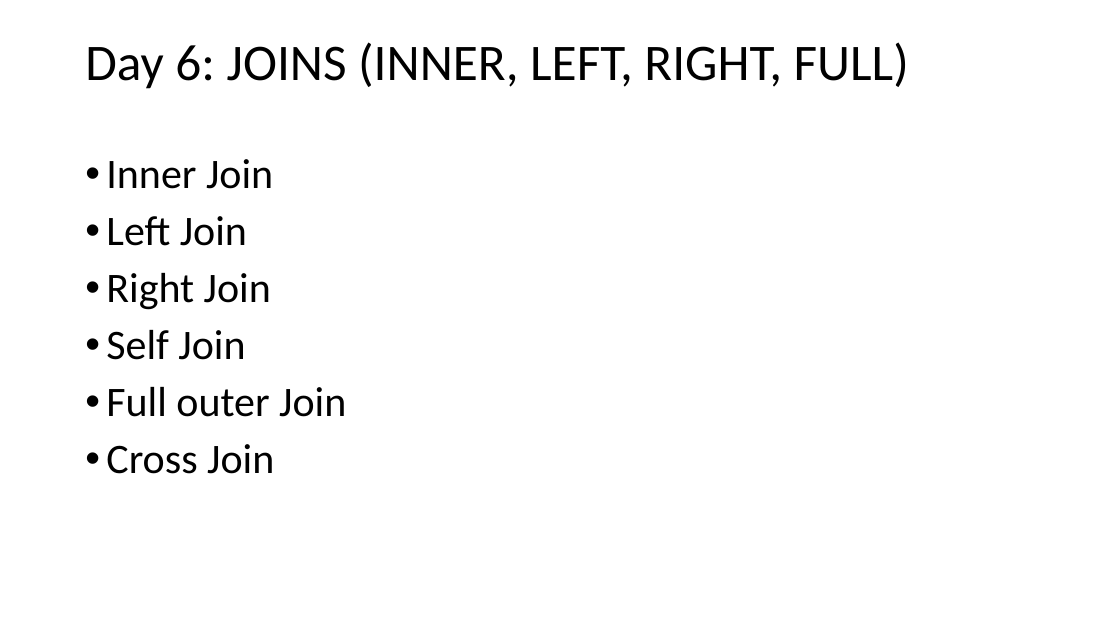
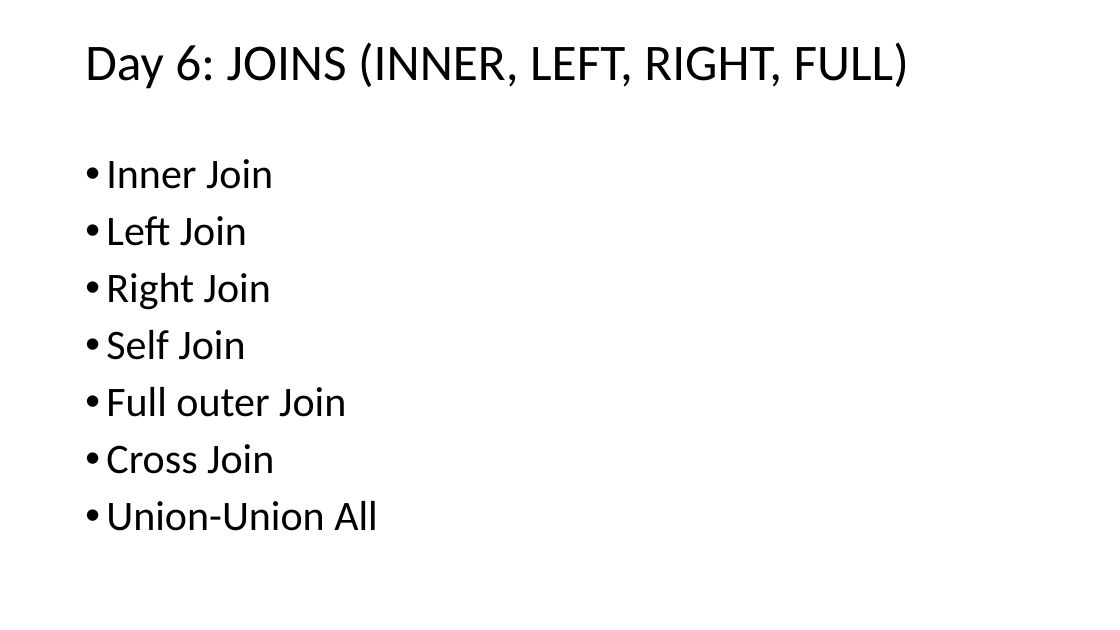
Before and after one commit to ramoji4b5/SQL-Training, a slide deck: slide 1 of Day 6.pptx. Drawn at 1120x630 pixels with LibreOffice and Linux fonts; fonts in the diff are those of the drawing. Boxes give left, top, right and bottom in pixels: in the first picture for what was removed or moved away, otherwise in the second. Text is boxed around its words. In the diff, an @@ line names an element or a change of style, - is before the commit and + after.

```diff
--- a/Day 6.pptx
+++ b/Day 6.pptx
@@ text at (106, 501, 378, 531): paragraph added @@
+• Union-Union All
```
Also in this commit, not shown: 3 slides added, 1 other file.
